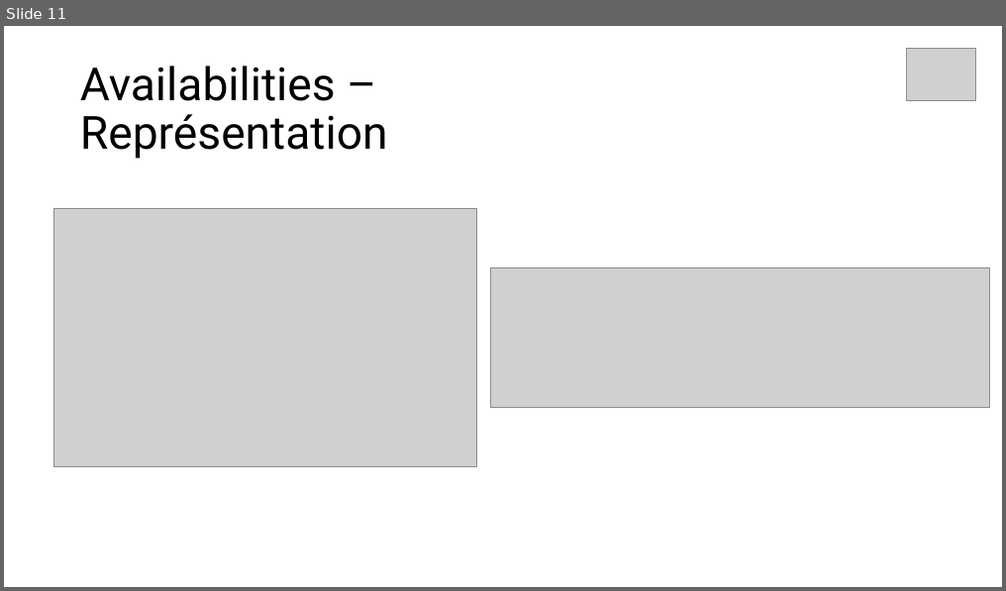
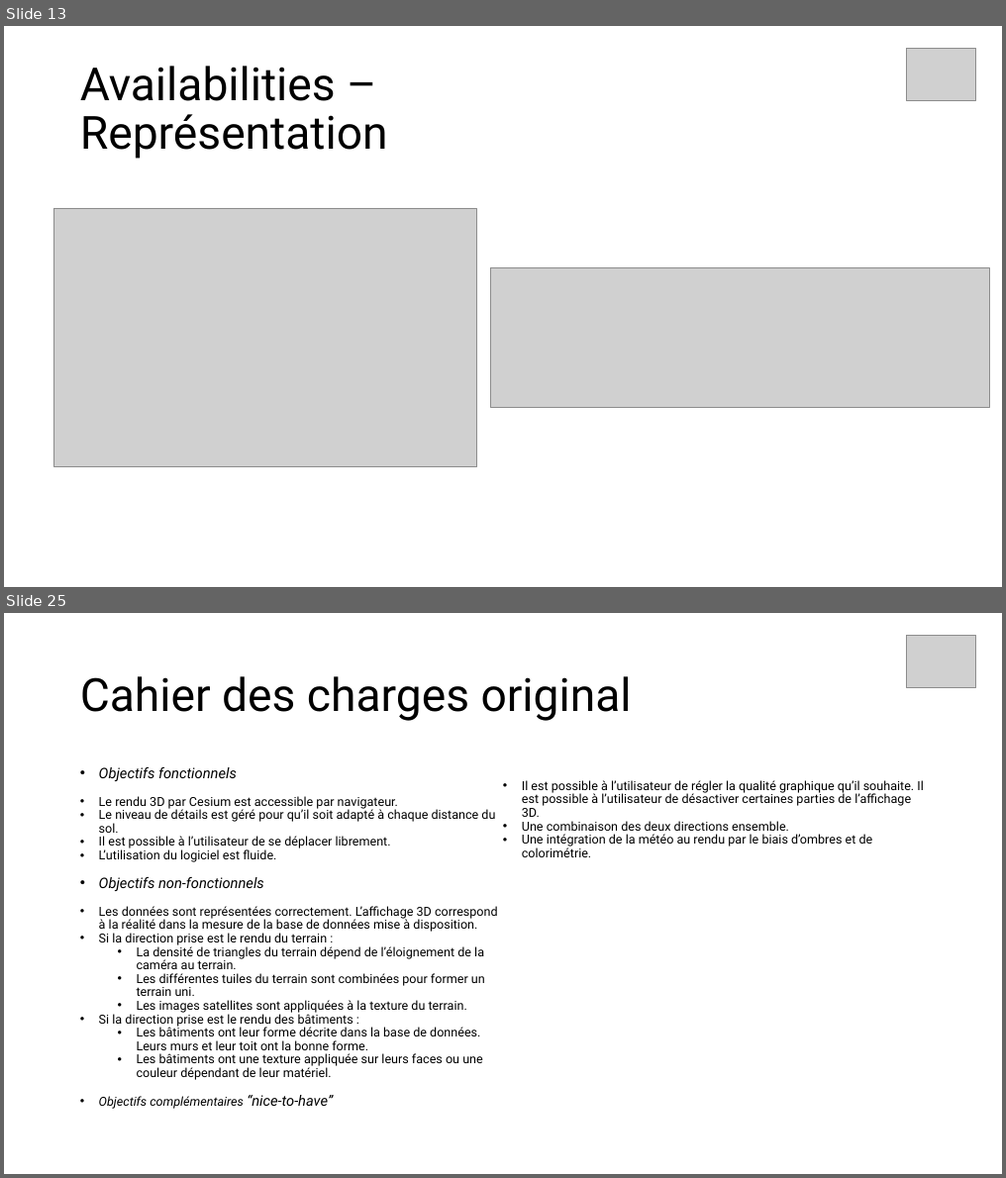
Before and after one commit to IEscher/incubator-baremaps-TB-ian, a slide deck: presentation/Presentation.pptx. Shown one above the other, each under a label of ours: slide 11 before the commit, slides 13 and 25 after it; the slides between them are not shown. The pictures are 1006x591 and 1006x1178 pixels, drawn with LibreOffice and Linux fonts; fonts in the diff are those of the drawing; grey boxes stand for pictures. Boxes give left, top, right and bottom in pixels: in the first picture for what was removed or moved away, otherwise in the second. Text is boxed around its words. In the diff, an @@ line names an element or a change of style, - is before the commit and + after.

```diff
--- a/presentation/Presentation.pptx
+++ b/presentation/Presentation.pptx
@@ slide 25 added at (4,613,1002,1174), background #FFFFFF @@
@@ picture added at (906,636,976,688) @@
@@ title added at (80,676,632,721), 44 pt, text #000000 @@
+Cahier des charges original
@@ text added at (99,766,923,1109), 12 pt, text #000000 @@
+• Objectifs fonctionnels
+• Le rendu 3D par Cesium est accessible par navigateur.
+• Le niveau de détails est géré pour qu’il soit adapté à chaque distance du sol.
+• Il est possible à l’utilisateur de se déplacer librement.
+• L’utilisation du logiciel est fluide.
+• Objectifs non-fonctionnels
+• Les données sont représentées correctement. L’affichage 3D correspond à la réalité dans la mesure de la base de données mise à disposition.
+• Si la direction prise est le rendu du terrain :
+  • La densité de triangles du terrain dépend de l’éloignement de la caméra au terrain.
+  • Les différentes tuiles du terrain sont combinées pour former un terrain uni.
+  • Les images satellites sont appliquées à la texture du terrain.
+• Si la direction prise est le rendu des bâtiments :
+  • Les bâtiments ont leur forme décrite dans la base de données. Leurs murs et leur toit ont la bonne forme.
+  • Les bâtiments ont une texture appliquée sur leurs faces ou une couleur dépendant de leur matériel.
+• Objectifs complémentaires “nice-to-have”
+• Il est possible à l’utilisateur de régler la qualité graphique qu’il souhaite. Il est possible à l’utilisateur de désactiver certaines parties de l’affichage 3D.
+• Une combinaison des deux directions ensemble.
+• Une intégration de la météo au rendu par le biais d’ombres et de colorimétrie.
@@ what was slide 11 is now slide 13 @@
```
Also in this commit, not shown: 12 slides changed, 8 other slides added, 1 other file.
